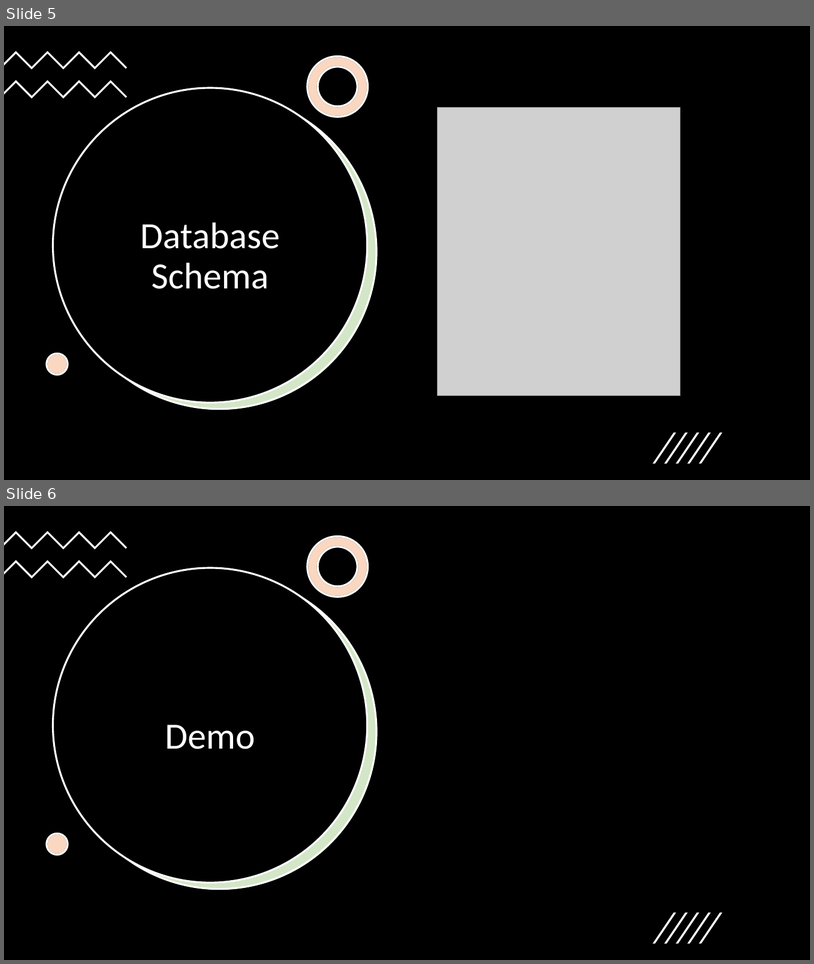
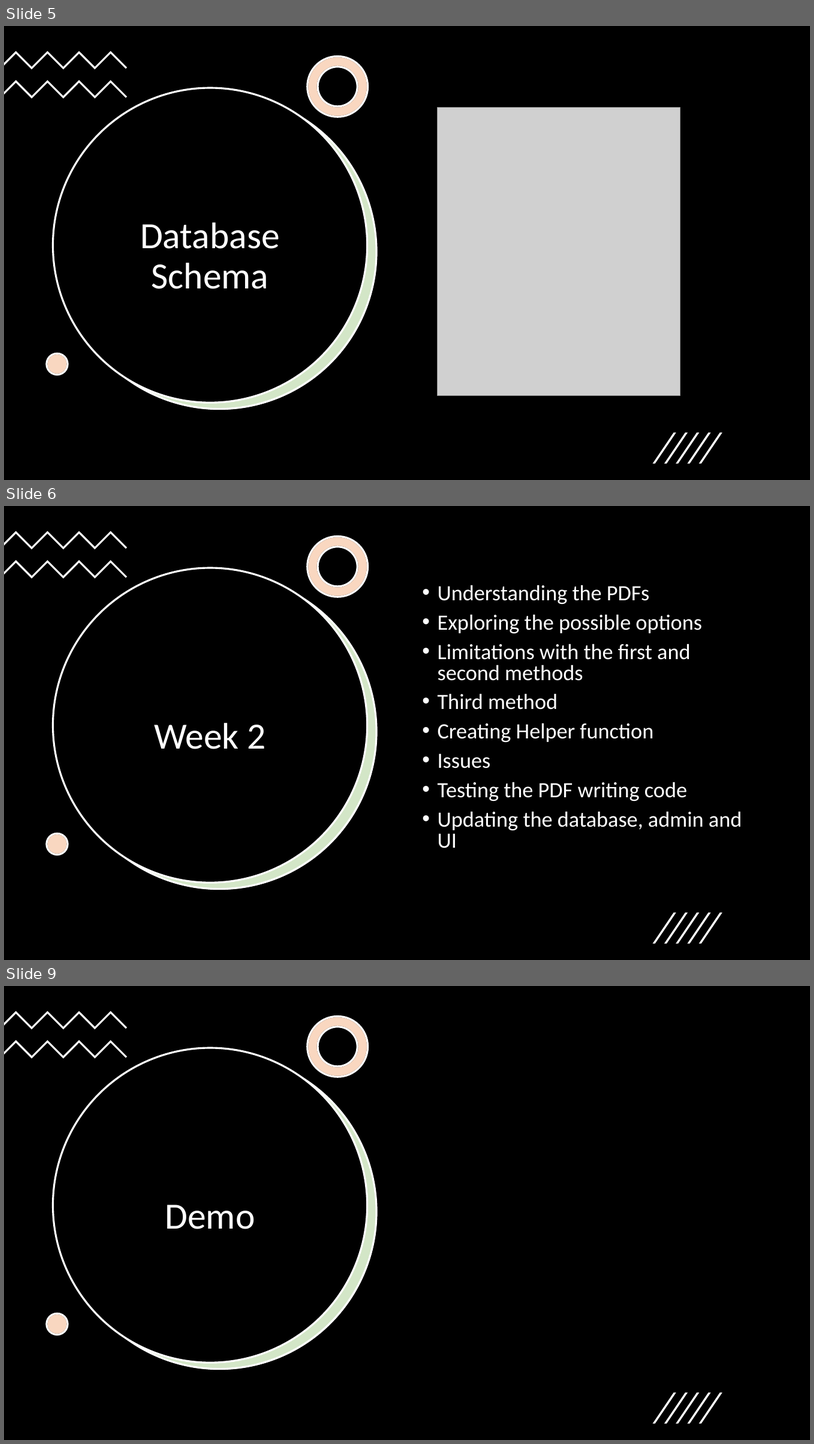
Before and after one commit to dhavalsharma97/HousePricePrediction, a slide deck: AI-Powered Home Trade System.pptx. Shown one above the other, each under a label of ours: slides 5 and 6 before the commit, slides 5, 6 and 9 after it; the slides between them are not shown. The pictures are 814x964 and 814x1444 pixels, drawn with LibreOffice and Linux fonts; fonts in the diff are those of the drawing; grey boxes stand for pictures. Boxes give left, top, right and bottom in pixels: in the first picture for what was removed or moved away, otherwise in the second. Text is boxed around its words. In the diff, an @@ line names an element or a change of style, - is before the commit and + after.

Commit message:
Added PDF Writing Code

```diff
--- a/AI-Powered Home Trade System.pptx
+++ b/AI-Powered Home Trade System.pptx
@@ slide 6 added at [4,506,810,960], background #FFFFFF @@
@@ rectangle added at [4,506,810,960], fill #000000 @@
@@ freeform shape added at [4,531,128,549], fill #FFFFFF @@
@@ freeform shape added at [308,536,368,597], fill #FFFFFF, outline #000000 2.25 pt @@
@@ freeform shape added at [308,536,368,597], fill #ED7D31 at 30% opacity, outline #FFFFFF 2.25 pt @@
@@ freeform shape added at [4,560,128,578], fill #FFFFFF @@
@@ ellipse added at [53,568,368,882], fill #000000, outline #FFFFFF 2.25 pt @@
@@ ellipse added at [62,574,377,889], fill #70AD47 at 30% opacity, outline #FFFFFF 2.25 pt @@
@@ ellipse added at [63,575,377,889], fill #FFFFFF @@
@@ text added at [438,585,742,848], 25.9 pt, text #FFFFFF @@
+• Understanding the PDFs
+• Exploring the possible options
+• Limitations with the first and second methods
+• Third method
+• Creating Helper function
+• Issues
+• Testing the PDF writing code
+• Updating the database, admin and UI
@@ title added at [154,723,266,749], 44 pt, text #FFFFFF @@
+Week 2
@@ ellipse added at [47,833,68,855], fill #FFFFFF, outline #000000 2.25 pt @@
@@ ellipse added at [47,833,68,855], fill #ED7D31 at 30% opacity, outline #FFFFFF 2.25 pt @@
@@ group added at [653,912,723,943]: 5 freeform shapes @@
@@ what was slide 6 is now slide 9 @@
```
Also in this commit, not shown: 2 other slides added, 18 other files.
